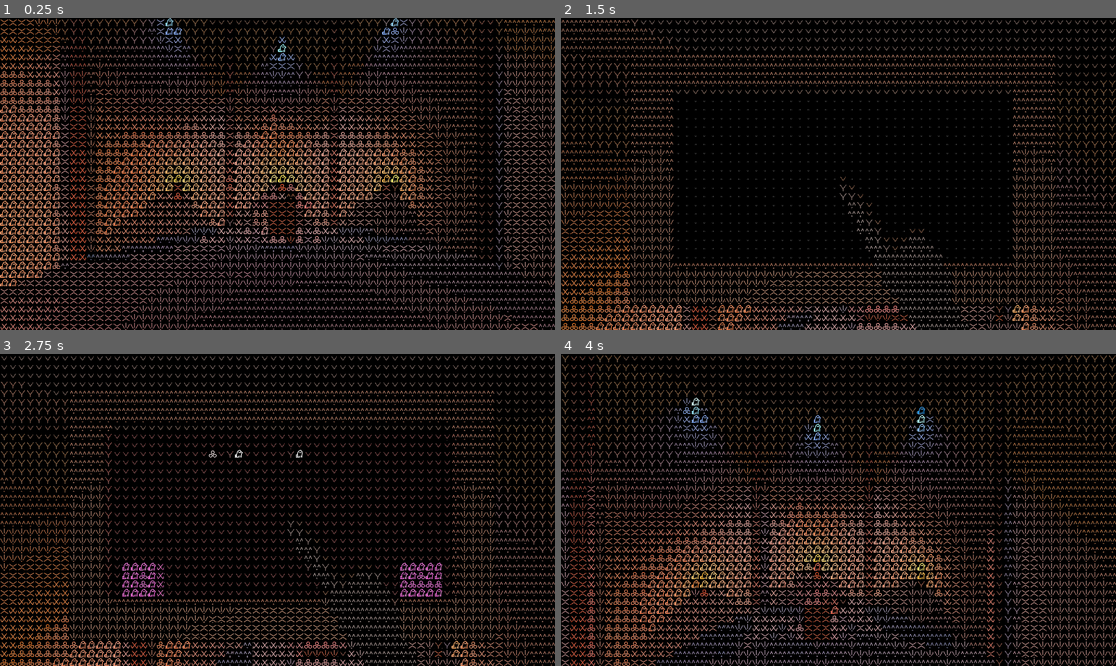
Above: before the commit, frames 1-4 (two rows, left to right).
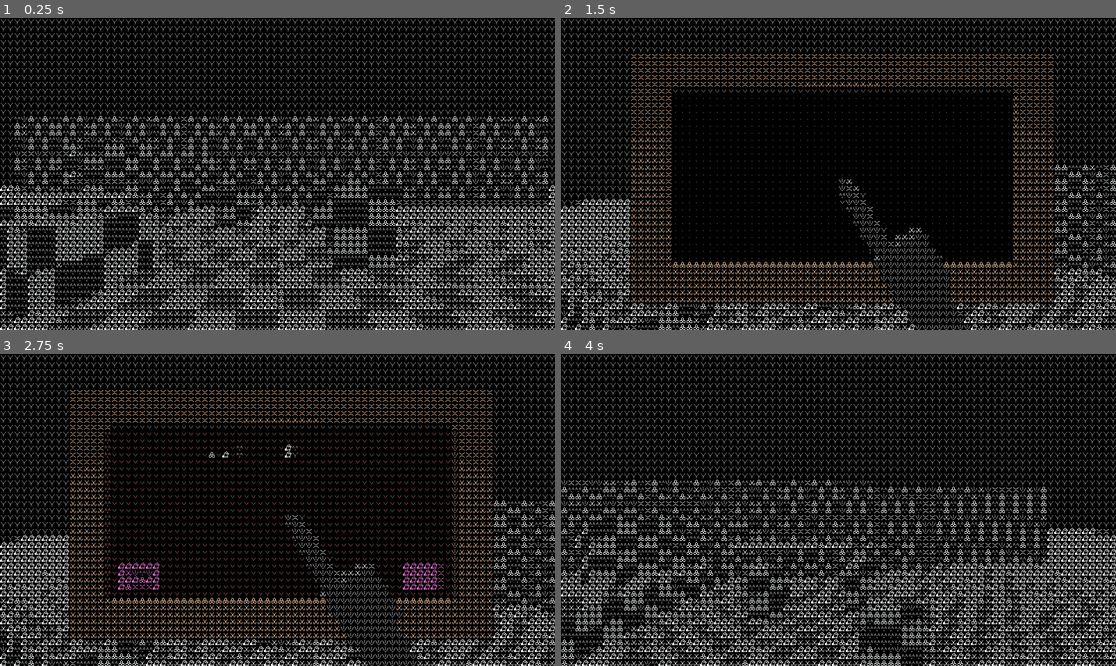
Above: after the commit, the same moments.

Repository: Tchetchouille/ijo-musi
Game: Godot game, scene res://Scenes/SystemsAndManagers/main.tscn
Same seed, same stepped clock (60 frames per second), same inputs: the game is played once before the commit and once after it.
Inputs (mouse positions are in pixels of both pictures, inside the frame that each line leads up to):
- Up to frame 1 (0.25 s): no input
- Up to frame 2 (1.5 s): move the mouse to (866, 174) at 0.52 s; press the mouse at (866, 174) at 0.53 s; hold Space (fly_up) from 0.53 s (still down); move the mouse to (810, 174) at 1.27 s; release the mouse at (810, 174) at 1.28 s; right-click (810, 174) at 1.35 s
- Up to frame 3 (2.75 s): keep holding Space (fly_up); move the mouse to (288, 503) at 2.02 s; press the mouse at (288, 503) at 2.03 s
- Up to frame 4 (4 s): keep holding Space (fly_up); move the mouse to (832, 516) at 2.77 s; release the mouse at (832, 516) at 2.78 s; right-click (832, 516) at 2.85 s; move the mouse to (877, 513) at 3.52 s; press the mouse at (877, 513) at 3.53 s

The runs differ from the first frame. In frame 1, 46% of the frame differs, in the area x 0-100%, y 0-100%; in frame 2, 29%; in frame 3, 35%; in frame 4, 42%.

Commit message:
started work on waiting room whiteboxing

Diff:
--- a/Godot Project/Actual ijo musi Project/actual-ijo-musi-project/Resources and Assets/Shaders/ascii_shader.tres
+++ b/Godot Project/Actual ijo musi Project/actual-ijo-musi-project/Resources and Assets/Shaders/ascii_shader.tres
@@ -14,7 +14,7 @@
 [sub_resource type="VisualShaderNodeVectorCompose" id="VisualShaderNodeVectorCompose_flp6w"]
 
 [sub_resource type="VisualShaderNodeFloatConstant" id="VisualShaderNodeFloatConstant_514u3"]
-constant = 0.08
+constant = 0.1
 
 [sub_resource type="VisualShaderNodeInput" id="VisualShaderNodeInput_fx8dt"]
 input_name = "uv"
@@ -184,7 +184,7 @@
 
 
 // FloatConstant:14
-	float n_out14p0 = 0.080000;
+	float n_out14p0 = 0.100000;
 
 
 // VectorCompose:13
--- a/Godot Project/Actual ijo musi Project/actual-ijo-musi-project/Resources and Assets/Shaders/pixel_shader.tres
+++ b/Godot Project/Actual ijo musi Project/actual-ijo-musi-project/Resources and Assets/Shaders/pixel_shader.tres
@@ -14,7 +14,7 @@
 [sub_resource type="VisualShaderNodeVectorCompose" id="VisualShaderNodeVectorCompose_flp6w"]
 
 [sub_resource type="VisualShaderNodeFloatConstant" id="VisualShaderNodeFloatConstant_514u3"]
-constant = 0.08
+constant = 0.1
 
 [sub_resource type="VisualShaderNodeTexture" id="VisualShaderNodeTexture_8scub"]
 source = 1
@@ -56,7 +56,7 @@
 
 
 // FloatConstant:14
-	float n_out14p0 = 0.080000;
+	float n_out14p0 = 0.100000;
 
 
 // VectorCompose:13
--- a/Godot Project/Actual ijo musi Project/actual-ijo-musi-project/Resources and Assets/toki pona Labels/pond_sign.tres
+++ b/Godot Project/Actual ijo musi Project/actual-ijo-musi-project/Resources and Assets/toki pona Labels/pond_sign.tres
@@ -1,4 +1,4 @@
-[gd_resource type="Resource" load_steps=2 format=3 uid="uid://dy8n72spk1s67"]
+[gd_resource type="Resource" script_class="PondSign" load_steps=2 format=3 uid="uid://dy8n72spk1s67"]
 
 [sub_resource type="GDScript" id="GDScript_vrgeu"]
 script/source = "class_name PondSign
--- a/Godot Project/Actual ijo musi Project/actual-ijo-musi-project/Scenes/Level Prototypes and Whiteboxing/sacred_resting_place.tscn
+++ /dev/null
@@ -1,30 +0,0 @@
-[gd_scene load_steps=4 format=3 uid="uid://btchkt84l4lm1"]
-
-[sub_resource type="BoxShape3D" id="BoxShape3D_rxmvd"]
-size = Vector3(80, 1, 80)
-
-[sub_resource type="StandardMaterial3D" id="StandardMaterial3D_3mccd"]
-albedo_color = Color(0.475399, 0.580296, 0.392393, 1)
-
-[sub_resource type="BoxMesh" id="BoxMesh_3mccd"]
-material = SubResource("StandardMaterial3D_3mccd")
-
-[node name="SacredRestingPlace" type="Node3D"]
-
-[node name="Whiteboxing" type="Node3D" parent="."]
-
-[node name="Floor" type="Node3D" parent="Whiteboxing"]
-
-[node name="Floor1" type="StaticBody3D" parent="Whiteboxing/Floor"]
-
-[node name="CollisionShape3D" type="CollisionShape3D" parent="Whiteboxing/Floor/Floor1"]
-shape = SubResource("BoxShape3D_rxmvd")
-
-[node name="MeshInstance3D" type="MeshInstance3D" parent="Whiteboxing/Floor/Floor1"]
-transform = Transform3D(80, 0, 0, 0, 1, 0, 0, 0, 80, 0, -3.37733, 0)
-mesh = SubResource("BoxMesh_3mccd")
-
-[node name="DirectionalLight3D" type="DirectionalLight3D" parent="Whiteboxing"]
-transform = Transform3D(1, 0, 0, 0, -4.37114e-08, 1, 0, -1, -4.37114e-08, 0, 8.05912, 0)
-light_color = Color(1, 1, 0.843137, 1)
-light_energy = 2.0
--- a/Godot Project/Actual ijo musi Project/actual-ijo-musi-project/Scenes/Level Prototypes and Whiteboxing/global_whitebox.tscn
+++ b/Godot Project/Actual ijo musi Project/actual-ijo-musi-project/Scenes/Level Prototypes and Whiteboxing/whitebox_pond.tscn
@@ -1,34 +1,34 @@
 [gd_scene load_steps=15 format=3 uid="uid://cl2lkp7fcrkte"]
 
-[ext_resource type="Material" uid="uid://cclihhdihjuje" path="res://Resources and Assets/Materials/basic_grass.tres" id="1_evfj6"]
-[ext_resource type="Material" uid="uid://bro38fvg1yfq6" path="res://Resources and Assets/Materials/basic_water_material.tres" id="2_bqm6w"]
-[ext_resource type="Material" uid="uid://dfrp2bmqtphlu" path="res://Resources and Assets/Materials/basic_floor_material.tres" id="2_cadp8"]
-[ext_resource type="Material" uid="uid://cidavfhvfnifm" path="res://Resources and Assets/Materials/basic_wall_material.tres" id="4_hms2u"]
-[ext_resource type="Material" uid="uid://c3rj5ftppd5dq" path="res://Resources and Assets/Materials/basic_wood_material.tres" id="5_7mcqi"]
+[ext_resource type="Material" uid="uid://cclihhdihjuje" path="res://Resources and Assets/Materials/basic_grass.tres" id="1_8syeh"]
+[ext_resource type="Material" uid="uid://dfrp2bmqtphlu" path="res://Resources and Assets/Materials/basic_floor_material.tres" id="2_qmgcg"]
+[ext_resource type="Material" uid="uid://bro38fvg1yfq6" path="res://Resources and Assets/Materials/basic_water_material.tres" id="3_272p6"]
+[ext_resource type="Material" uid="uid://cidavfhvfnifm" path="res://Resources and Assets/Materials/basic_wall_material.tres" id="4_aifq8"]
+[ext_resource type="Material" uid="uid://c3rj5ftppd5dq" path="res://Resources and Assets/Materials/basic_wood_material.tres" id="5_0hu73"]
 
 [sub_resource type="BoxShape3D" id="BoxShape3D_bqm6w"]
 
 [sub_resource type="BoxMesh" id="BoxMesh_cadp8"]
-material = ExtResource("1_evfj6")
+material = ExtResource("1_8syeh")
 
 [sub_resource type="BoxMesh" id="BoxMesh_hms2u"]
-material = ExtResource("2_cadp8")
+material = ExtResource("2_qmgcg")
 
 [sub_resource type="PlaneMesh" id="PlaneMesh_cadp8"]
-material = ExtResource("2_bqm6w")
+material = ExtResource("3_272p6")
 
 [sub_resource type="BoxMesh" id="BoxMesh_7mcqi"]
-material = ExtResource("2_bqm6w")
+material = ExtResource("3_272p6")
 
 [sub_resource type="PlaneMesh" id="PlaneMesh_7mcqi"]
-material = ExtResource("4_hms2u")
+material = ExtResource("4_aifq8")
 
 [sub_resource type="BoxMesh" id="BoxMesh_ntgq7"]
 
 [sub_resource type="BoxShape3D" id="BoxShape3D_ntgq7"]
 
 [sub_resource type="BoxMesh" id="BoxMesh_vqm8g"]
-material = ExtResource("5_7mcqi")
+material = ExtResource("5_0hu73")
 
 [node name="GlobalWhitebox" type="Node3D"]
 
--- /dev/null
+++ b/Godot Project/Actual ijo musi Project/actual-ijo-musi-project/Scenes/Level Prototypes and Whiteboxing/whitebox_waiting_room.tscn
@@ -0,0 +1,164 @@
+[gd_scene load_steps=19 format=3 uid="uid://c6fca6orqkrh4"]
+
+[ext_resource type="Texture2D" uid="uid://ch880hx1kx5ot" path="res://Resources and Assets/Textures/whitebox_texture.png" id="1_nvjux"]
+
+[sub_resource type="StandardMaterial3D" id="StandardMaterial3D_ystdp"]
+albedo_texture = ExtResource("1_nvjux")
+uv1_scale = Vector3(100, 100, 100)
+uv1_triplanar = true
+
+[sub_resource type="BoxMesh" id="BoxMesh_5tdr4"]
+material = SubResource("StandardMaterial3D_ystdp")
+
+[sub_resource type="BoxShape3D" id="BoxShape3D_nvjux"]
+
+[sub_resource type="StandardMaterial3D" id="StandardMaterial3D_e78lp"]
+albedo_texture = ExtResource("1_nvjux")
+uv1_scale = Vector3(1, 1.5, 1)
+uv1_triplanar = true
+
+[sub_resource type="BoxMesh" id="BoxMesh_jpxnr"]
+material = SubResource("StandardMaterial3D_e78lp")
+
+[sub_resource type="StandardMaterial3D" id="StandardMaterial3D_nvjux"]
+albedo_texture = ExtResource("1_nvjux")
+uv1_scale = Vector3(10, 1.5, 1)
+uv1_triplanar = true
+
+[sub_resource type="BoxMesh" id="BoxMesh_ystdp"]
+material = SubResource("StandardMaterial3D_nvjux")
+
+[sub_resource type="BoxShape3D" id="BoxShape3D_5tdr4"]
+
+[sub_resource type="StandardMaterial3D" id="StandardMaterial3D_5tdr4"]
+albedo_texture = ExtResource("1_nvjux")
+uv1_scale = Vector3(2, 3, 5)
+uv1_triplanar = true
+
+[sub_resource type="BoxMesh" id="BoxMesh_e78lp"]
+material = SubResource("StandardMaterial3D_5tdr4")
+
+[sub_resource type="BoxShape3D" id="BoxShape3D_cc2fd"]
+
+[sub_resource type="StandardMaterial3D" id="StandardMaterial3D_cc2fd"]
+albedo_texture = ExtResource("1_nvjux")
+uv1_scale = Vector3(4.5, 1, 9)
+uv1_triplanar = true
+
+[sub_resource type="BoxMesh" id="BoxMesh_pe3tw"]
+material = SubResource("StandardMaterial3D_cc2fd")
+
+[sub_resource type="BoxShape3D" id="BoxShape3D_qshpw"]
+
+[sub_resource type="StandardMaterial3D" id="StandardMaterial3D_pe3tw"]
+albedo_texture = ExtResource("1_nvjux")
+uv1_scale = Vector3(30, 10, 0.1)
+uv1_triplanar = true
+
+[sub_resource type="BoxMesh" id="BoxMesh_qshpw"]
+material = SubResource("StandardMaterial3D_pe3tw")
+
+[sub_resource type="BoxShape3D" id="BoxShape3D_1yb1q"]
+
+[node name="WhiteboxWaitingRoom" type="Node3D"]
+
+[node name="Floor" type="StaticBody3D" parent="."]
+transform = Transform3D(100, 0, 0, 0, 0.072, 0, 0, 0, 100, 0, 0, 0)
+
+[node name="MeshInstance3D" type="MeshInstance3D" parent="Floor"]
+mesh = SubResource("BoxMesh_5tdr4")
+
+[node name="CollisionShape3D" type="CollisionShape3D" parent="Floor"]
+shape = SubResource("BoxShape3D_nvjux")
+
+[node name="Lights" type="Node3D" parent="."]
+transform = Transform3D(-0.5, 0.612372, -0.612372, 0, 0.707107, 0.707107, 0.866025, 0.353553, -0.353553, 0, 0, 0)
+
+[node name="DirectionalLight3D" type="DirectionalLight3D" parent="Lights"]
+transform = Transform3D(-0.5, -0.612372, 0.612372, 0.612372, 0.25, 0.75, -0.612372, 0.75, 0.25, 0, 0, 0)
+
+[node name="DirectionalLight3D2" type="DirectionalLight3D" parent="Lights"]
+transform = Transform3D(1, 0, 0, 0, 1, -2.98023e-08, 0, -2.98023e-08, 1, 0, 0, 0)
+
+[node name="DirectionalLight3D3" type="DirectionalLight3D" parent="Lights"]
+transform = Transform3D(-0.5, 0.612373, -0.612373, -0.612372, 0.25, 0.75, 0.612372, 0.75, 0.25, 0, 0, 0)
+
+[node name="Showcases" type="Node3D" parent="."]
+
+[node name="Showcase1" type="StaticBody3D" parent="Showcases"]
+transform = Transform3D(1, 0, 0, 0, 1.5, 0, 0, 0, 1, 1.5, 0.791, -4)
+
+[node name="MeshInstance3D" type="MeshInstance3D" parent="Showcases/Showcase1"]
+mesh = SubResource("BoxMesh_jpxnr")
+
+[node name="CollisionShape3D" type="CollisionShape3D" parent="Showcases/Showcase1"]
+shape = SubResource("BoxShape3D_nvjux")
+
+[node name="Showcase2" type="StaticBody3D" parent="Showcases"]
+transform = Transform3D(0.932928, -0.540092, 0.000710141, 0, -0.00295841, -0.999998, 0.360062, 1.39939, -0.00183999, -3.0602, 0.54766, -3.15834)
+
+[node name="MeshInstance3D" type="MeshInstance3D" parent="Showcases/Showcase2"]
+mesh = SubResource("BoxMesh_jpxnr")
+
+[node name="CollisionShape3D" type="CollisionShape3D" parent="Showcases/Showcase2"]
+shape = SubResource("BoxShape3D_nvjux")
+
+[node name="Showcase3" type="StaticBody3D" parent="Showcases"]
+transform = Transform3D(1, 0, 0, 0, 1.5, 0, 0, 0, 1, -1.5, 0.791, -7)
+
+[node name="MeshInstance3D" type="MeshInstance3D" parent="Showcases/Showcase3"]
+mesh = SubResource("BoxMesh_jpxnr")
+
+[node name="CollisionShape3D" type="CollisionShape3D" parent="Showcases/Showcase3"]
+shape = SubResource("BoxShape3D_nvjux")
+
+[node name="Showcase4" type="StaticBody3D" parent="Showcases"]
+transform = Transform3D(1, 0, 0, 0, 1.5, 0, 0, 0, 1, 1.5, 0.791, -7)
+
+[node name="MeshInstance3D" type="MeshInstance3D" parent="Showcases/Showcase4"]
+mesh = SubResource("BoxMesh_jpxnr")
+
+[node name="CollisionShape3D" type="CollisionShape3D" parent="Showcases/Showcase4"]
+shape = SubResource("BoxShape3D_nvjux")
+
+[node name="StaticBody3D" type="StaticBody3D" parent="Showcases"]
+transform = Transform3D(10, 0, 0, 0, 1.5, 0, 0, 0, 1, 0, 0.806491, -11)
+
+[node name="MeshInstance3D" type="MeshInstance3D" parent="Showcases/StaticBody3D"]
+mesh = SubResource("BoxMesh_ystdp")
+
+[node name="CollisionShape3D" type="CollisionShape3D" parent="Showcases/StaticBody3D"]
+shape = SubResource("BoxShape3D_5tdr4")
+
+[node name="Rubbles" type="Node3D" parent="."]
+
+[node name="Rubbles1" type="StaticBody3D" parent="Rubbles"]
+transform = Transform3D(1.69556, 0, -2.65174, 0, 3, 0, 1.0607, 0, 4.2389, -6.17659, 1.49143, -9.6892)
+
+[node name="MeshInstance3D" type="MeshInstance3D" parent="Rubbles/Rubbles1"]
+transform = Transform3D(1, 0, 0, 0, 1, 0, 0, 0, 1, 0, 0, 0)
+mesh = SubResource("BoxMesh_e78lp")
+
+[node name="CollisionShape3D" type="CollisionShape3D" parent="Rubbles/Rubbles1"]
+shape = SubResource("BoxShape3D_cc2fd")
+
+[node name="StaticBody3D" type="StaticBody3D" parent="Rubbles"]
+transform = Transform3D(4.40829, 0, -1.8077, 0, 1, 0, 0.90385, 0, 8.81659, -6.87867, 0.525461, -8.55697)
+
+[node name="MeshInstance3D" type="MeshInstance3D" parent="Rubbles/StaticBody3D"]
+transform = Transform3D(1, 0, 0, 0, 1, 0, 0, 0, 1, -0.00712705, -3.33786e-05, -0.00170088)
+mesh = SubResource("BoxMesh_pe3tw")
+
+[node name="CollisionShape3D" type="CollisionShape3D" parent="Rubbles/StaticBody3D"]
+shape = SubResource("BoxShape3D_qshpw")
+
+[node name="Walls" type="Node3D" parent="."]
+
+[node name="StaticBody3D" type="StaticBody3D" parent="Walls"]
+transform = Transform3D(30, 0, 0, 0, 5, 0, 0, 0, 0.1, 0, 2.5, -11.534)
+
+[node name="MeshInstance3D" type="MeshInstance3D" parent="Walls/StaticBody3D"]
+mesh = SubResource("BoxMesh_qshpw")
+
+[node name="CollisionShape3D" type="CollisionShape3D" parent="Walls/StaticBody3D"]
+shape = SubResource("BoxShape3D_1yb1q")
--- a/Godot Project/Actual ijo musi Project/actual-ijo-musi-project/Scenes/SystemsAndManagers/level_manager.tscn
+++ b/Godot Project/Actual ijo musi Project/actual-ijo-musi-project/Scenes/SystemsAndManagers/level_manager.tscn
@@ -1,9 +1,9 @@
 [gd_scene load_steps=2 format=3 uid="uid://d0f77tjckoc2j"]
 
-[ext_resource type="PackedScene" uid="uid://c41fvo10jkdma" path="res://Scenes/Level Prototypes and Whiteboxing/proto_level.tscn" id="1_lhgvw"]
+[ext_resource type="PackedScene" uid="uid://c6fca6orqkrh4" path="res://Scenes/Level Prototypes and Whiteboxing/whitebox_waiting_room.tscn" id="1_lhgvw"]
 
 [node name="LevelManager" type="Node3D"]
 
 [node name="LevelList" type="Node3D" parent="."]
 
-[node name="ProtoLevel" parent="LevelList" instance=ExtResource("1_lhgvw")]
+[node name="WhiteboxWaitingRoom" parent="LevelList" instance=ExtResource("1_lhgvw")]
--- a/Godot Project/Actual ijo musi Project/actual-ijo-musi-project/Scenes/SystemsAndManagers/player_character.tscn
+++ b/Godot Project/Actual ijo musi Project/actual-ijo-musi-project/Scenes/SystemsAndManagers/player_character.tscn
@@ -38,7 +38,7 @@
 
 [node name="PlayerCharacter" type="CharacterBody3D"]
 script = ExtResource("1_04qb1")
-SPEED = 10.0
+SPEED = 6.0
 
 [node name="CharacterCollision" type="CollisionShape3D" parent="."]
 transform = Transform3D(1, 0, 0, 0, 1, 0, 0, 0, 1, 0, 1, 0)
--- /dev/null
+++ b/Godot Project/Actual ijo musi Project/actual-ijo-musi-project/Scenes/UI/ToolUI/t_p_label_word_base.tscn
@@ -0,0 +1,31 @@
+[gd_scene load_steps=2 format=3 uid="uid://ocyhjjfip87i"]
+
+[ext_resource type="Theme" uid="uid://clx4cit5x2ngp" path="res://Resources and Assets/Themes/tool.tres" id="1_amhuu"]
+
+[node name="TPLabelWordBase" type="Control"]
+layout_mode = 3
+anchors_preset = 15
+anchor_right = 1.0
+anchor_bottom = 1.0
+grow_horizontal = 2
+grow_vertical = 2
+
+[node name="Background" type="ColorRect" parent="."]
+layout_mode = 1
+anchors_preset = 15
+anchor_right = 1.0
+anchor_bottom = 1.0
+grow_horizontal = 2
+grow_vertical = 2
+color = Color(0.372251, 0.372251, 0.372251, 1)
+
+[node name="Label" type="RichTextLabel" parent="."]
+layout_mode = 1
+anchors_preset = 15
+anchor_right = 1.0
+anchor_bottom = 1.0
+grow_horizontal = 2
+grow_vertical = 2
+theme = ExtResource("1_amhuu")
+horizontal_alignment = 1
+vertical_alignment = 1
Binary file added: Godot Project/Actual ijo musi Project/actual-ijo-musi-project/Resources and Assets/Textures/whitebox_texture.png
Not shown, added: Godot Project/Actual ijo musi Project/actual-ijo-musi-project/Resources and Assets/Textures/whitebox_texture.png.import
Not shown, changed: Godot Project/.DS_Store
Not shown, added: Godot Project/Actual ijo musi Project/actual-ijo-musi-project/Resources and Assets/Textures/.DS_Store
Not shown, added: Planning/~$Planning.pptx
